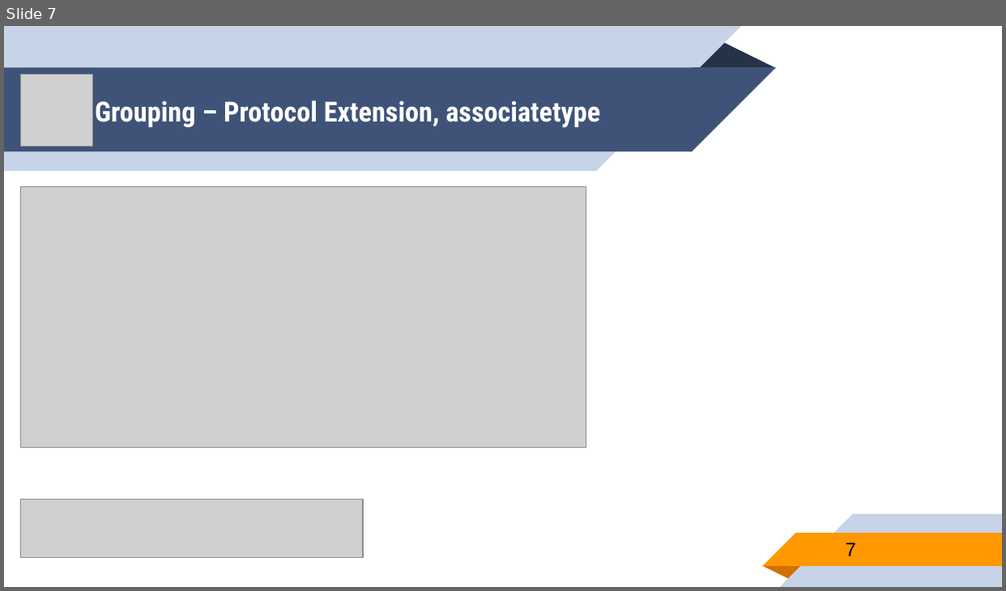
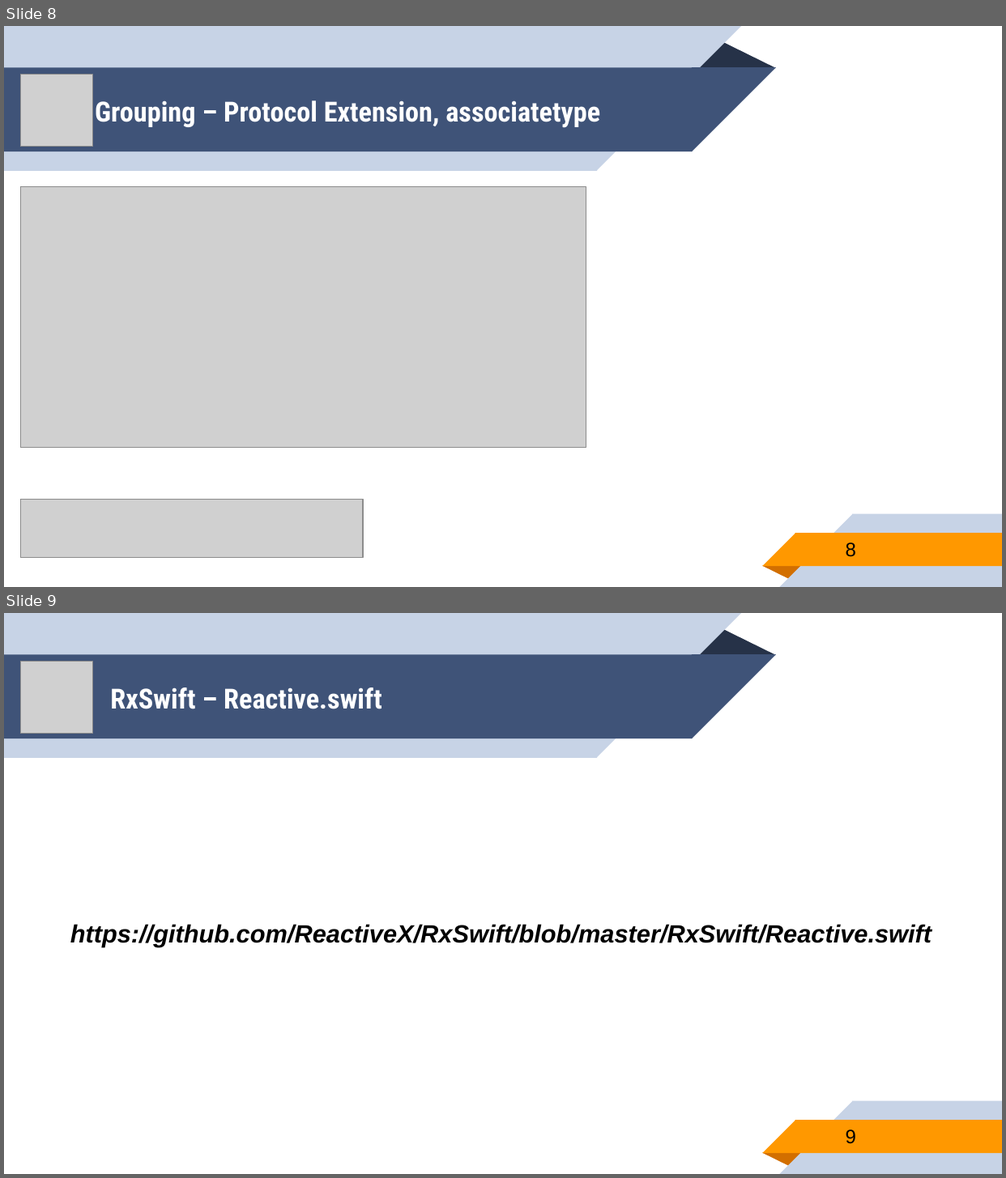
Before and after one commit to younghwankim/RxSwiftClass, a slide deck: AdvancedRxSwift/day2/AdvancedRxSwift2.pptx. Shown one above the other, each under a label of ours: slide 7 before the commit, slides 8 and 9 after it. The pictures are 1006x591 and 1006x1178 pixels, drawn with LibreOffice and Linux fonts; fonts in the diff are those of the drawing; grey boxes stand for pictures. Boxes give left, top, right and bottom in pixels: in the first picture for what was removed or moved away, otherwise in the second. Text is boxed around its words. In the diff, an @@ line names an element or a change of style, - is before the commit and + after.

```diff
--- a/AdvancedRxSwift/day2/AdvancedRxSwift2.pptx
+++ b/AdvancedRxSwift/day2/AdvancedRxSwift2.pptx
@@ slide 9 added at bbox=[4, 613, 1002, 1174], background #FFFFFF; not listed: 10 template elements that a slide beside it also shows @@
@@ picture added at bbox=[21, 661, 94, 734] @@
@@ title added at bbox=[110, 688, 382, 709], 20 pt, text #FFFFFF, bold @@
+RxSwift – Reactive.swift
@@ text added at bbox=[70, 924, 931, 947], 18 pt, text #000000, bold, italic @@
+https://github.com/ReactiveX/RxSwift/blob/master/RxSwift/Reactive.swift
@@ page number added at bbox=[846, 1130, 856, 1144], 14 pt, text #000000 @@
+9
@@ what was slide 7 is now slide 8 @@
@@ page number at bbox=[846, 543, 856, 557]: text changed @@
-7
+8
```
Also in this commit, not shown: 1 other slide added, 6 other files.
